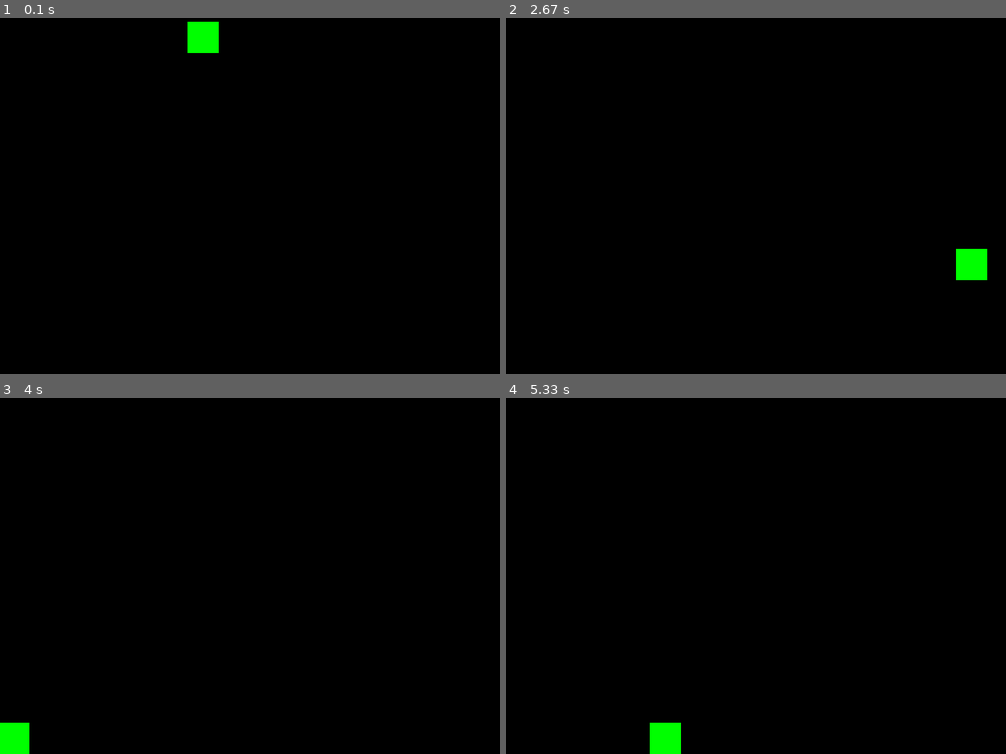
Above: before the commit, frames 1-4 (two rows, left to right).
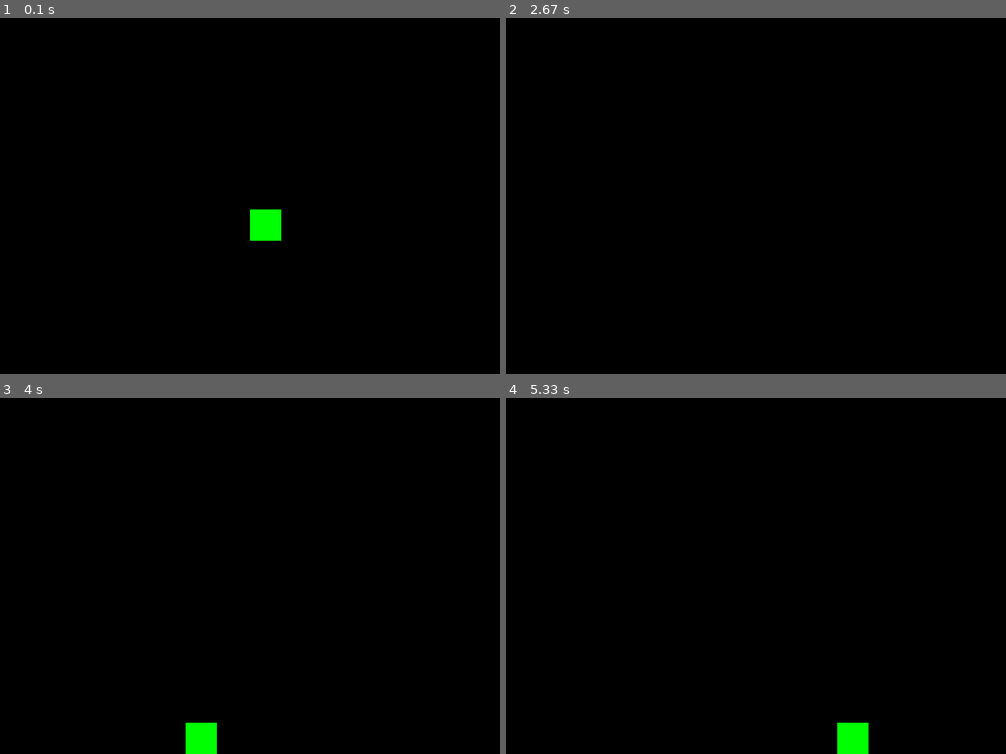
Above: after the commit, the same moments.

Repository: Adit-Vij/Simple-pygame-platformer
Game: pygame game, started from Src/Scripts/MainWindow.py
The game is run twice, just before and just after one commit, with the same random seed, the same clock (stepped at 60 frames per second) and the same inputs.
Inputs:
- Up to frame 1 (0.1 s): no input
- Up to frame 2 (2.67 s): hold Space 0.33-0.8 s; hold D 0.33-0.8 s; hold Q 0.83-1.3 s; hold D 0.83-1.3 s; hold Space from 2.33 s (still down); hold A from 2.33 s (still down)
- Up to frame 3 (4 s): release Space at 2.87 s; release A at 2.87 s; hold A 2.9-3.43 s; hold A 3.47-3.87 s; hold D from 3.9 s (still down)
- Up to frame 4 (5.33 s): release D at 4.53 s; hold A 4.57-5.03 s; hold D from 5.07 s (still down)

The runs differ from the first frame. In frame 1, 1.1% of the frame differs, in the area x 37-57%, y 1-63%; in frame 2, 0.5%; in frame 3, 1.1%; in frame 4, 1.1%.

Commit message:
Update Player.py
Added jump dash, minor refactoring

Diff:
--- a/Src/Scripts/Player.py
+++ b/Src/Scripts/Player.py
@@ -7,7 +7,7 @@
         self.image.fill((0,255,0))
         self.rect = self.image.get_rect()
         self.rect.x = x
-        self.rect.x = y
+        self.rect.y = y
         self.speed = 700
         self.gravity = 150
         self.velocity_y = 0
@@ -15,29 +15,50 @@
         self.jump_strength = -2000
         self.is_jumping = False
 
+        '''
+        ----Variables Advanced For Advanced Features----
+        '''
+        self.dash_speed = 4000
+        self.jump_dash_count = 0
+
     def update(self,keys,dt):
         move_speed = self.speed*dt
         jump_strength = self.jump_strength*dt
         gravity = self.gravity*dt
-
-        if keys[pygame.K_d]:
+        dash_speed = self.dash_speed*dt
+        #Movement Handling
+        '''
+        ----Basic Movement----
+        Left, Right, Jump
+        '''
+        if keys[pygame.K_d]:    #Move Right
             self.rect.x += move_speed
-        if keys[pygame.K_a]:
+        if keys[pygame.K_a]:    #Move Left
             self.rect.x -= move_speed
-        if keys[pygame.K_SPACE] and self.is_on_ground:
+        if keys[pygame.K_SPACE] and self.is_on_ground:  #Jump Trigger
             self.is_jumping = True
-        if self.is_jumping:
+        if self.is_jumping:    #Jump
             self.velocity_y = jump_strength
             self.is_jumping = False
+            self.jump_dash_count += 2
+        '''
+        ----Advanced Movement----
+        Jump Dash
+        '''
+        if keys[pygame.K_q] and self.jump_dash_count>1:    #Jump Dash
+            self.rect.x += dash_speed
+            self.jump_dash_count -= 1
 
         #Gravity
         self.velocity_y+= gravity
         self.rect.y += self.velocity_y
 
+
         #Ground Check
         if self.rect.bottom > 600:
             self.rect.bottom = 600
             self.velocity_y = 0
+            #self.jump_dash_count = 2
             self.is_on_ground = True
         else:
             self.is_on_ground = False
